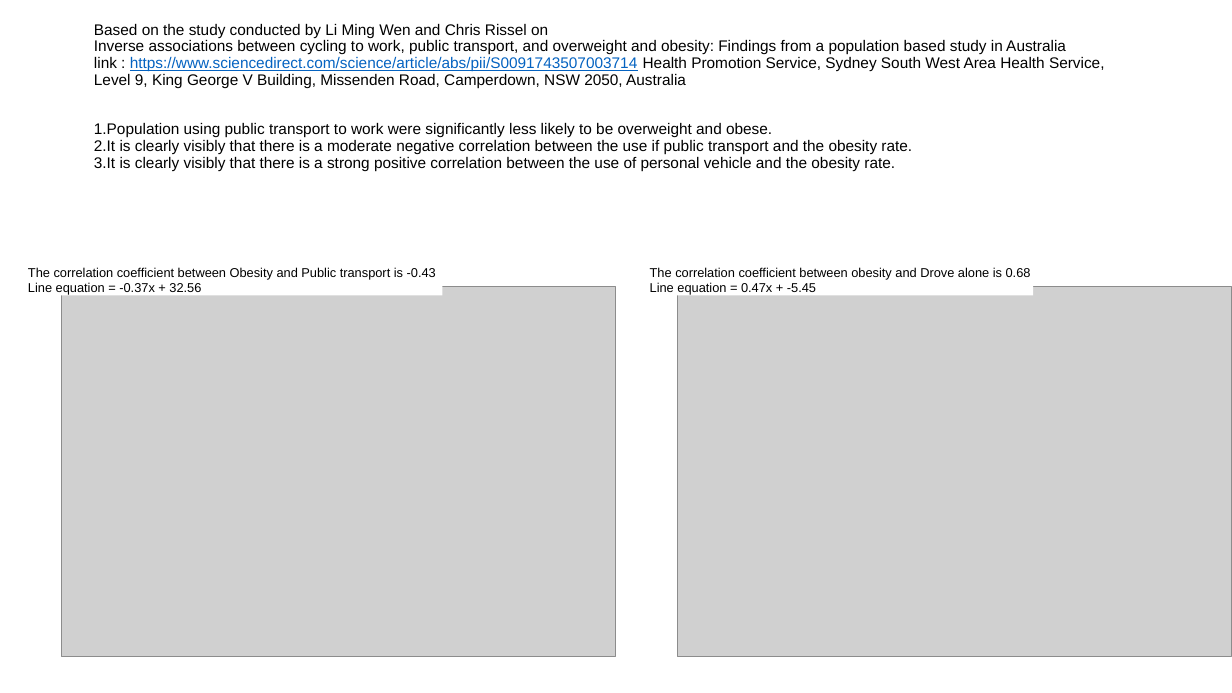
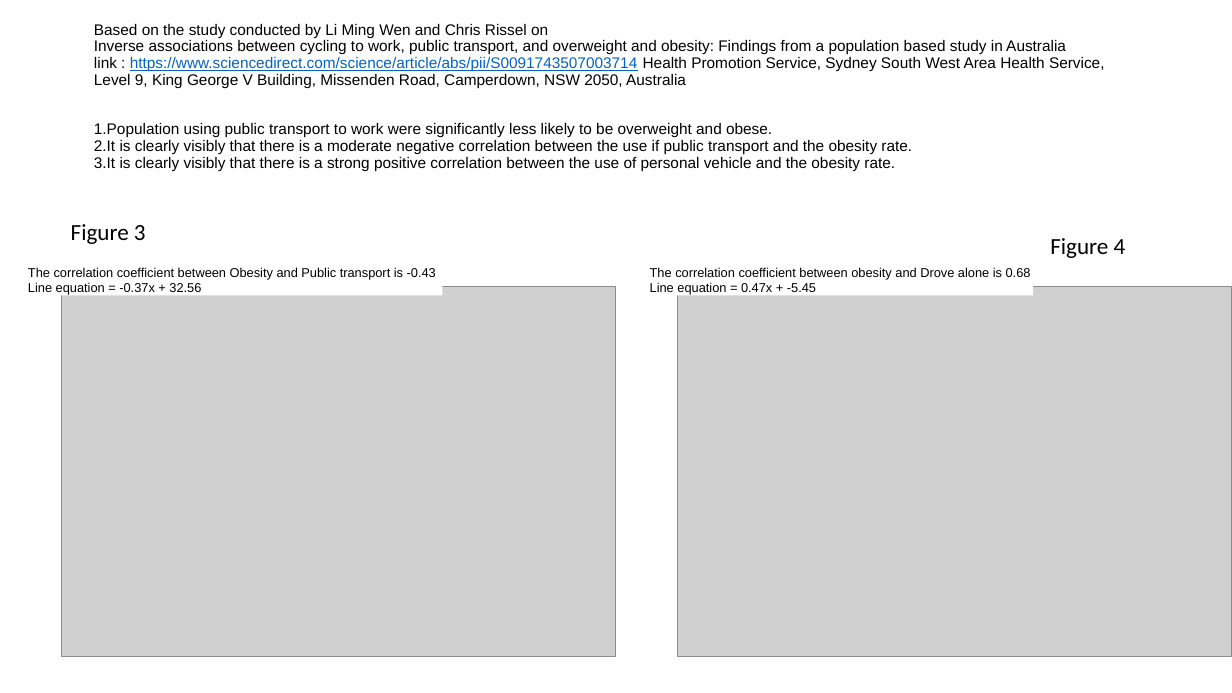
Before and after one commit to rajeshnair1984/Project_Obesity, a slide deck: slide 10 of O3_presentation.pptx. Drawn at 1232x693 pixels with LibreOffice and Linux fonts; fonts in the diff are those of the drawing; grey boxes stand for pictures. Boxes give left, top, right and bottom in pixels: in the first picture for what was removed or moved away, otherwise in the second. Text is boxed around its words. In the diff, an @@ line names an element or a change of style, - is before the commit and + after.

```diff
--- a/O3_presentation.pptx
+++ b/O3_presentation.pptx
@@ text added at (x1=71, y1=224, x2=146, y2=244), 18 pt, text #000000 @@
+Figure 3
@@ text added at (x1=1050, y1=238, x2=1126, y2=258), 18 pt, text #000000 @@
+Figure 4
```
Also in this commit, not shown: 2 other slides changed, 2 slides added, 1 other file.
